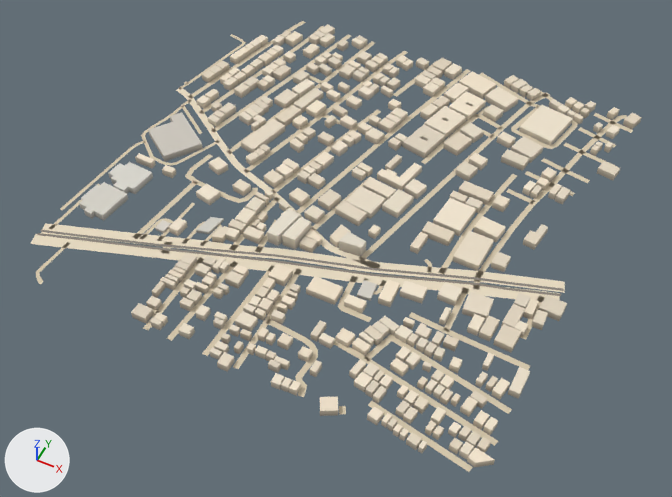
The glTF model public/assets/bengaluru-region-v1/tiles/t-8_-21-l0.glb, before and after one commit.
Before and after are seen from a 50 mm lens placed at (-3441.0, -10888.0, 698.0), pointed at (-3735.0, -10300.0, -36.0). Lighting does not change. The marker at lower left points along +X, +Y and +Z. The picture after the commit comes second.

Names of what the first picture shows: 'building', 'ground'.
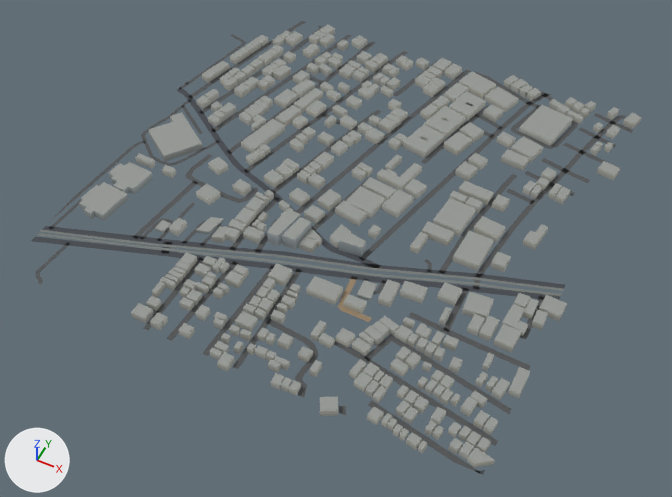
Boxes (x1, y1, x2, y2) around the edits, measured in the pictures (672 x 497 px; the box of a moved part takes in the faces that stretch with it):
'ground', reshaped
    before: (31, 21, 633, 472)
    after: (31, 21, 633, 475)
part 1 of me_building, recoloured (pale yellow to light grey)
    both: (79, 24, 642, 467)
part 2 of me_ground, rebuilt (10% shorter)
    before: (41, 223, 565, 293)
    after: (42, 226, 566, 289)
part 3 of me_ground, moved or reshaped
    before: (31, 21, 633, 472)
    after: (31, 21, 633, 475)
part 4 of me_ground, moved or reshaped
    before: (176, 85, 186, 93)
    after: (177, 85, 186, 93)
part 5 of me_ground, recoloured
    both: (36, 21, 621, 449)

The change, as a list of edits to the scene's bpy script:
```text
Change me_building:
    used by ob_building; location = (-4000.0, -10500.0, 0.0)
    remove me_building.from_pydata(...)  # 3066 vertices, 3857 faces; spans x 13.0..509.0, y -9.0..507.0, z 0.0..15.0
    add me_building.from_pydata(...)  # 3066 vertices, 4648 faces; spans x 13.0..509.0, y -9.0..507.0, z 0.0..15.0
    me_building part 1: 3857 kept faces spanning x 13.0..509.0, y -9.0..507.0, z 0.0..15.0 get new vertex colours; the middle colour goes from pale yellow #d9cdb9 to light grey #c3c5bd
Change me_ground:
    used by ob_ground; location = (-4000.0, -10500.0, 0.0)
    remove me_ground.from_pydata(...)  # 906 vertices, 758 faces; spans x -3.0..502.0, y -3.0..503.0, z 1.0
    add me_ground.from_pydata(...)  # 927 vertices, 777 faces; spans x 0.0..500.0, y 0.0..500.0, z 1.0
    me_ground part 2: the loose piece of 50 vertices spanning x -3.0..502.0, y 54.0..230.0, z 1.0 is rebuilt with 50 vertices and now spans x 0.0..500.0, y 56.0..227.0, z 1.0
    me_ground part 3
    89 vertices are removed from x -2.0..502.0, y -3.0..503.0, z 1.0
    113 faces are deleted
    5 vertices in x 30.0..375.0, y 11.0..501.0, z 1.0 move by (0.0, -1.0, 0.0)
    4 vertices in x 35.0..501.0, y 11.0..423.0, z 1.0 move by (-1.0, 1.0, 0.0)
    3 vertices in x 9.0..123.0, y 164.0..437.0, z 1.0 move by (1.0, 5.0, 0.0)
    3 vertices in x 406.0..473.0, y 84.0..123.0, z 1.0 move by (6.0, -1.0, 0.0)
    3 vertices in x 433.0..499.0, y 30.0..50.0, z 1.0 move by (1.0, -1.0, 0.0)
    52 vertices move from x 2.0..501.0, y -2.0..503.0, z 1.0 to x 2.0..500.0, y 0.0..500.0, z 1.0
    89 vertices are added at x 0.0..500.0, y 0.0..500.0, z 1.0
    9 new vertices lie (2.0, -7.0, 0.0) away from vertices in x 98.0..423.0, y 80.0..186.0, z 1.0
    6 new vertices lie (2.0, -6.0, 0.0) away from vertices in x 35.0..488.0, y 59.0..207.0, z 1.0
    5 new vertices lie (3.0, -7.0, 0.0) away from vertices in x 0.0..483.0, y 70.0..206.0, z 1.0
    131 new faces join them
    me_ground part 4
    3 vertices are removed from x -1.0..2.0, y 309.0..317.0, z 1.0
    6 faces are deleted
    1 vertex moves from x 1.0, y 317.0, z 1.0 to x 0.0, y 310.0, z 1.0
    4 vertices are added at (2.0, 316.0, 1.0), (0.0, 316.0, 1.0), (0.0, 317.0, 1.0), (0.0, 313.0, 1.0)
    7 new faces join them
    me_ground part 5: 592 kept faces spanning x 0.0..500.0, y 0.0..500.0, z 1.0 get new vertex colours; the middle colour goes from beige #d7c9ae to dark grey #535556
```
